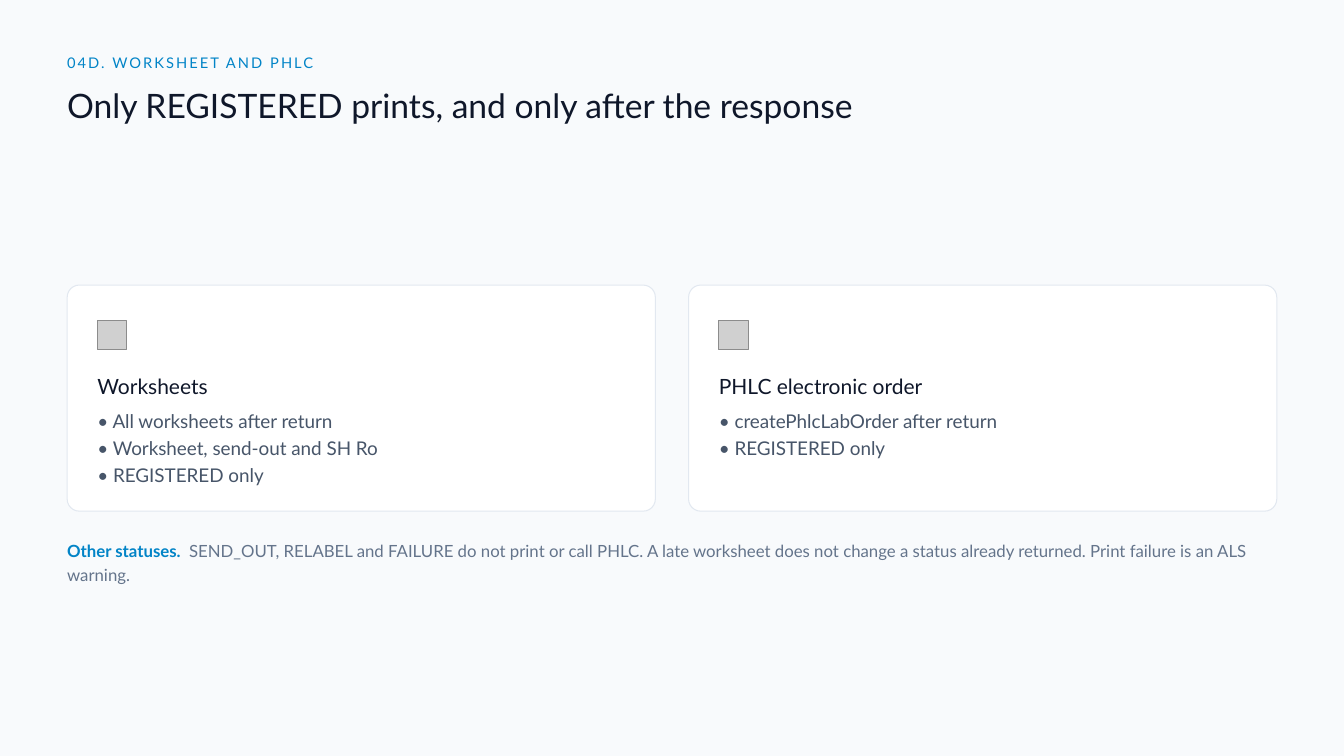
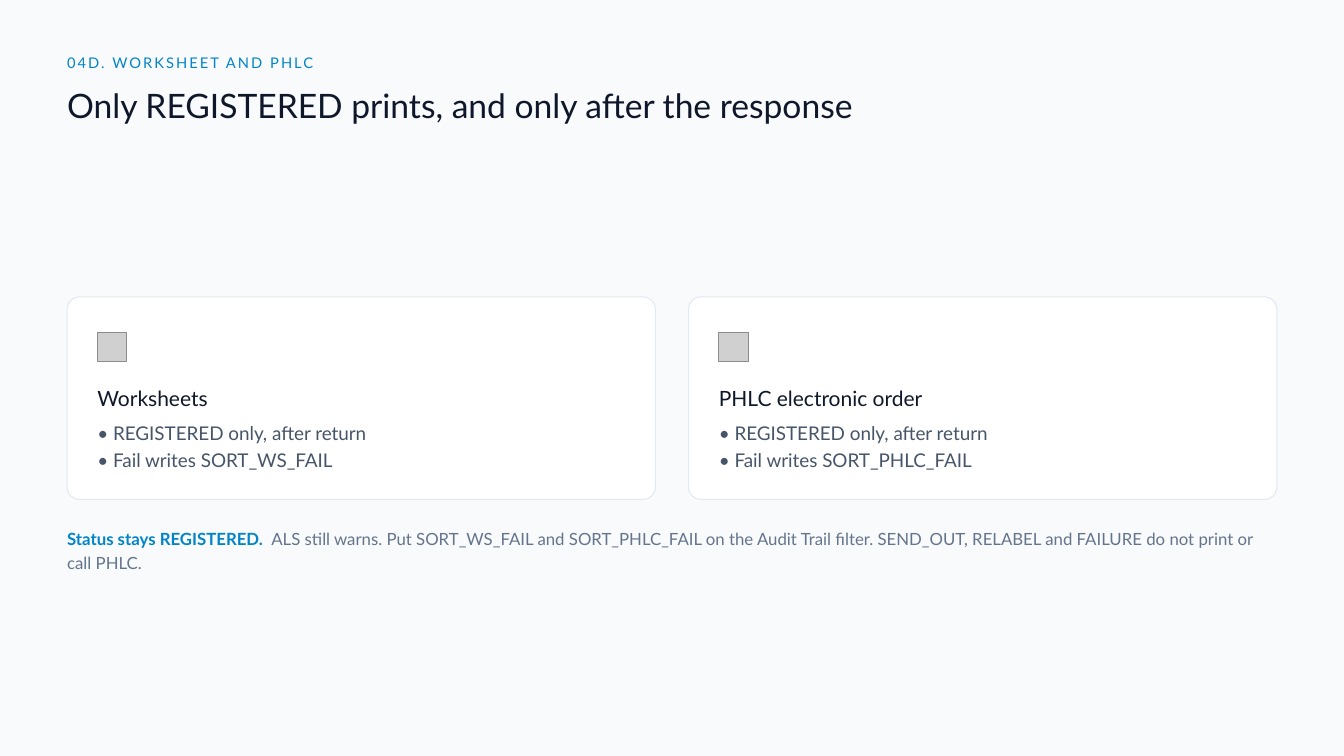
Before and after one commit to DragonChong/HA-Notes, a slide deck: slide 17 of SDLC/Projects/TMP-specimen-sorter-api — Specimen Sorter API/assets/Specimen Sorter API v3.pptx. Drawn at 1344x756 pixels with LibreOffice and Linux fonts; fonts in the diff are those of the drawing; grey boxes stand for pictures. Boxes give left, top, right and bottom in pixels: in the first picture for what was removed or moved away, otherwise in the second. Text is boxed around its words. In the diff, an @@ line names an element or a change of style, - is before the commit and + after.

```diff
--- a/SDLC/Projects/TMP-specimen-sorter-api — Specimen Sorter API/assets/Specimen Sorter API v3.pptx
+++ b/SDLC/Projects/TMP-specimen-sorter-api — Specimen Sorter API/assets/Specimen Sorter API v3.pptx
@@ rounded rectangle: place and size @@
-rounded rectangle at (68, 285, 655, 511)
+rounded rectangle at (68, 297, 655, 500)
@@ rounded rectangle at (68, 297, 655, 500): proportions changed @@
@@ rounded rectangle at (689, 297, 1276, 500): proportions changed @@
@@ rounded rectangle: place and size @@
-rounded rectangle at (689, 285, 1276, 511)
+rounded rectangle at (689, 297, 1276, 500)
@@ 2 pictures, 2 texts: place and size @@
-2 pictures, 2 texts at (97, 321, 923, 394)
+2 pictures, 2 texts at (97, 333, 923, 406)
@@ text at (113, 426, 366, 470): text changed @@
-• All worksheets after return
-• Worksheet, send-out and SH Ro
-• REGISTERED only
+• REGISTERED only, after return
+• Fail writes SORT_WS_FAIL
@@ text at (735, 426, 988, 470): text changed @@
-• createPhlcLabOrder after return
-• REGISTERED only
+• REGISTERED only, after return
+• Fail writes SORT_PHLC_FAIL
@@ text at (67, 532, 1254, 569): text changed @@
-Other statuses. SEND_OUT, RELABEL and FAILURE do not print or call PHLC. A late worksheet does not change a status already returned. Print failure is an ALS warning.
+Status stays REGISTERED. ALS still warns. Put SORT_WS_FAIL and SORT_PHLC_FAIL on the Audit Trail filter. SEND_OUT, RELABEL and FAILURE do not print or call PHLC.
```
Also in this commit, not shown: 1 other slide changed, 4 other files.
